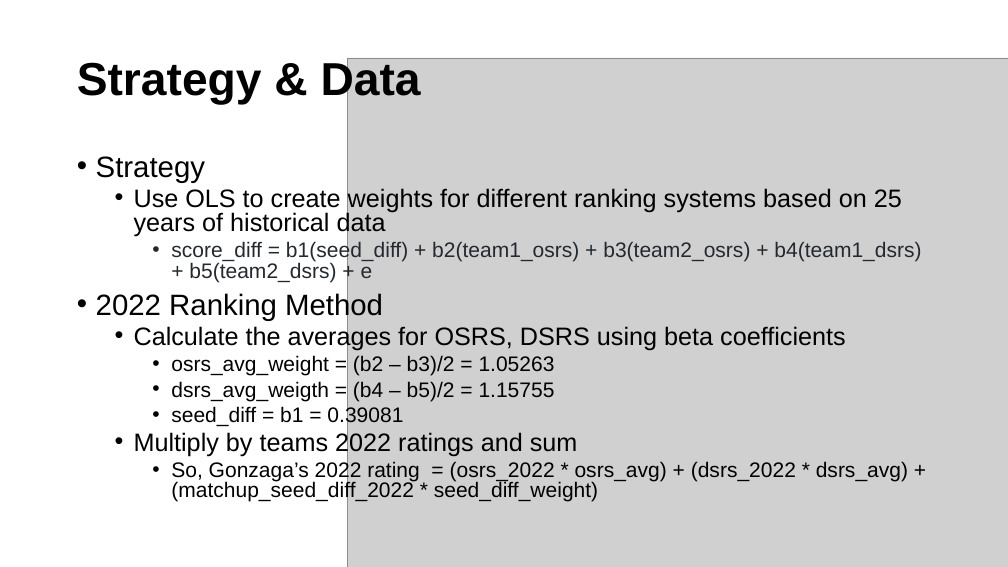
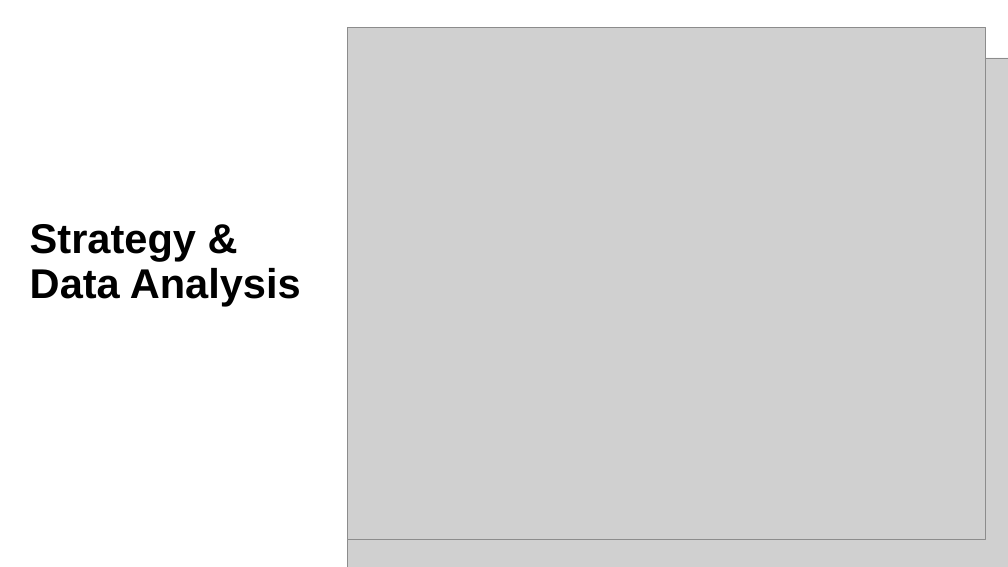
Before and after one commit to afifmazhar/ncaa_rankings, a slide deck: slide 2 of Visual/draft_presentation.pptx. Drawn at 1008x567 pixels with LibreOffice and Linux fonts; fonts in the diff are those of the drawing; grey boxes stand for pictures. Boxes give left, top, right and bottom in pixels: in the first picture for what was removed or moved away, otherwise in the second. Text is boxed around its words. In the diff, an @@ line names an element or a change of style, - is before the commit and + after.

```diff
--- a/Visual/draft_presentation.pptx
+++ b/Visual/draft_presentation.pptx
@@ picture added at box(347, 27, 986, 540) @@
@@ text removed at box(96, 156, 921, 502) @@
-• Strategy
-  • Use OLS to create weights for different ranking systems based on 25 years of historical data
-    • score_diff = b1(seed_diff) + b2(team1_osrs) + b3(team2_osrs) + b4(team1_dsrs) + b5(team2_dsrs) + e
-• 2022 Ranking Method
-  • Calculate the averages for OSRS, DSRS using beta coefficients
-    • osrs_avg_weight = (b2 – b3)/2 = 1.05263
-    • dsrs_avg_weigth = (b4 – b5)/2 = 1.15755
-    • seed_diff = b1 = 0.39081
-  • Multiply by teams 2022 ratings and sum
-    • So, Gonzaga’s 2022 rating = (osrs_2022 * osrs_avg) + (dsrs_2022 * dsrs_avg) + (matchup_seed_diff_2022 * seed_diff_weight)
@@ title at box(30, 224, 301, 306): text changed; size 44 to 39.6 pt @@
-Strategy & Data
+Strategy & Data Analysis
```
Also in this commit, not shown: 4 other slides changed, 2 other files.
